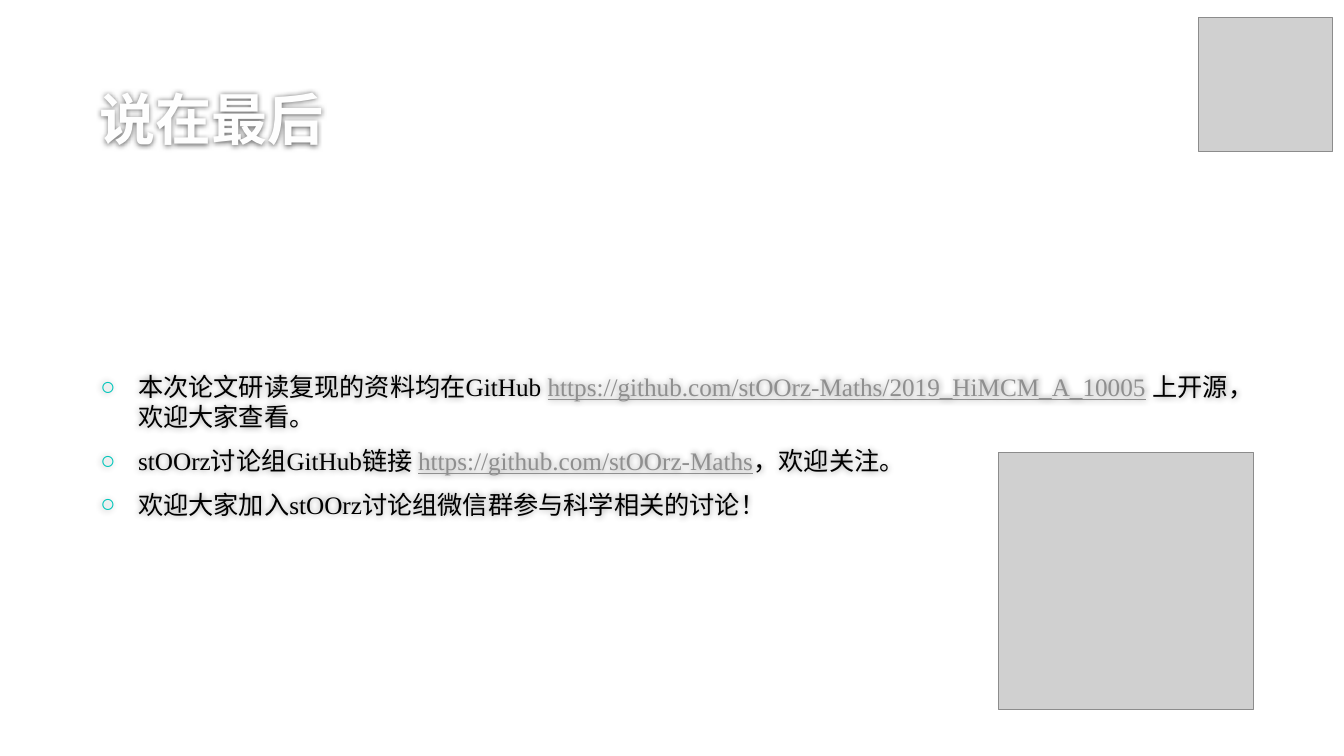
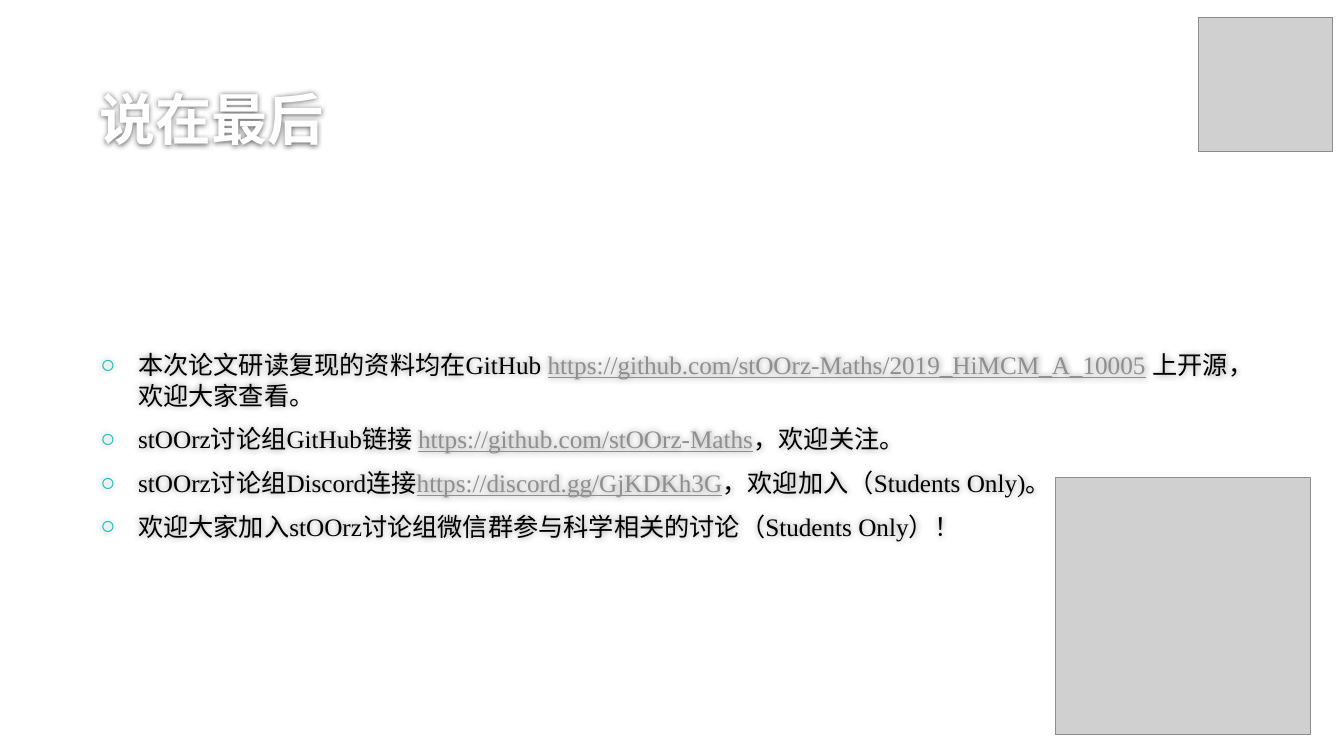
Before and after one commit to stOOrz-Science-Mind/2019_HiMCM_A_10006, a slide deck: slide 44 of 10005.pptx. Drawn at 1344x756 pixels with LibreOffice and Linux fonts; fonts in the diff are those of the drawing; grey boxes stand for pictures; background and template pictures are left out. Boxes give left, top, right and bottom in pixels: in the first picture for what was removed or moved away, otherwise in the second. Text is boxed around its words. In the diff, an @@ line names an element or a change of style, - is before the commit and + after.

Commit message:
add discord

```diff
--- a/10005.pptx
+++ b/10005.pptx
@@ text at [138, 472, 1051, 542]: text changed @@
-○ 欢迎大家加入stOOrz讨论组微信群参与科学相关的讨论！
+○ stOOrz讨论组Discord连接https://discord.gg/GjKDKh3G，欢迎加入（Students Only)。
+○ 欢迎大家加入stOOrz讨论组微信群参与科学相关的讨论（Students Only）！
@@ picture: place and size @@
-picture at [999, 453, 1254, 710]
+picture at [1056, 478, 1311, 735]
```
